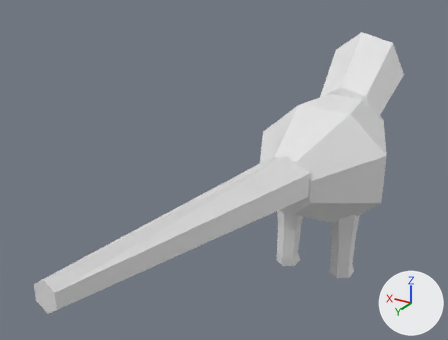
One commit to the OBJ model data/animals/periquito/eat/1.obj: the scene before it, then after it.
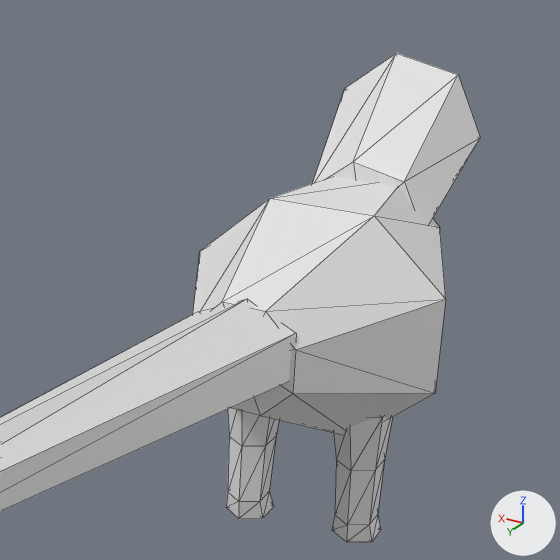
There are two pictures of each version: one whole from a 50 mm camera at (-0.382, 0.972, 0.645) aimed at (0.099, 0.171, 0.245), one close up on the part from 36% to 99% of the width and 2% to 84% of the height. The axes (+X, +Y, +Z) are drawn at lower right. The lights are the same throughout. The first two pictures are the older version. The close-ups show mesh edges as thin lines. Where no turn or scale is listed for an object, it has been applied to the vertices.

In view in the first close-up: 'periquito_eat_1'.
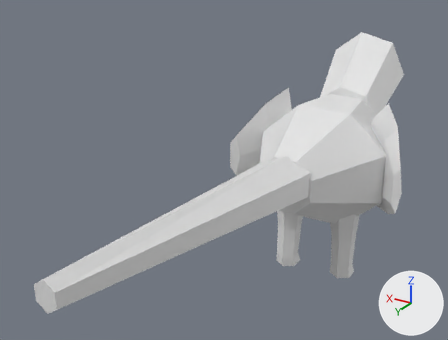
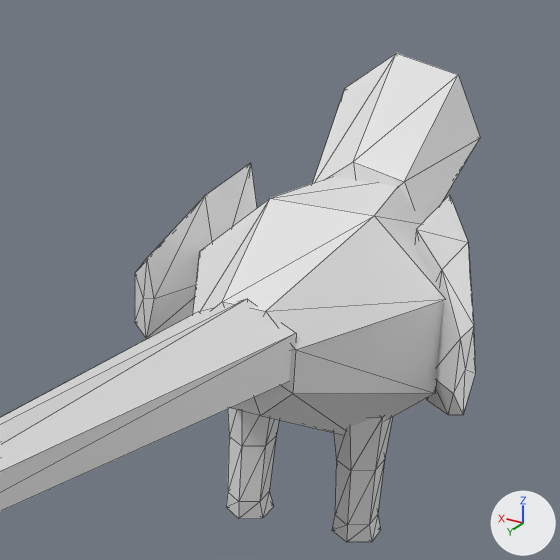
The change, as a diff of the scene's bpy script:
```diff
--- a/data/animals/periquito/eat/1.obj.py
+++ b/data/animals/periquito/eat/1.obj.py
@@ me_periquito_eat_1 @@
 # used by ob_periquito_eat_1; location = (0.0, 0.0, 0.0)
-me_periquito_eat_1.from_pydata(...)  # 122 vertices, 220 faces; spans x -0.117..0.117, y -0.364..0.624, z 0.0..0.413
+me_periquito_eat_1.from_pydata(...)  # 156 vertices, 280 faces; spans x -0.161..0.159, y -0.364..0.624, z 0.0..0.413
+# me_periquito_eat_1 part 1: a new loose piece of 17 vertices spanning x -0.161..-0.074, y -0.04..0.048, z 0.142..0.336
+# me_periquito_eat_1 part 2: a new loose piece of 17 vertices spanning x 0.069..0.159, y -0.041..0.048, z 0.142..0.336
```

Boxes (x1, y1, x2, y2) around the edits, measured in the close-ups (560 x 560 px):
part 1 of me_periquito_eat_1, added
    after: (415, 195, 475, 415)
part 2 of me_periquito_eat_1, added
    after: (135, 163, 257, 338)
